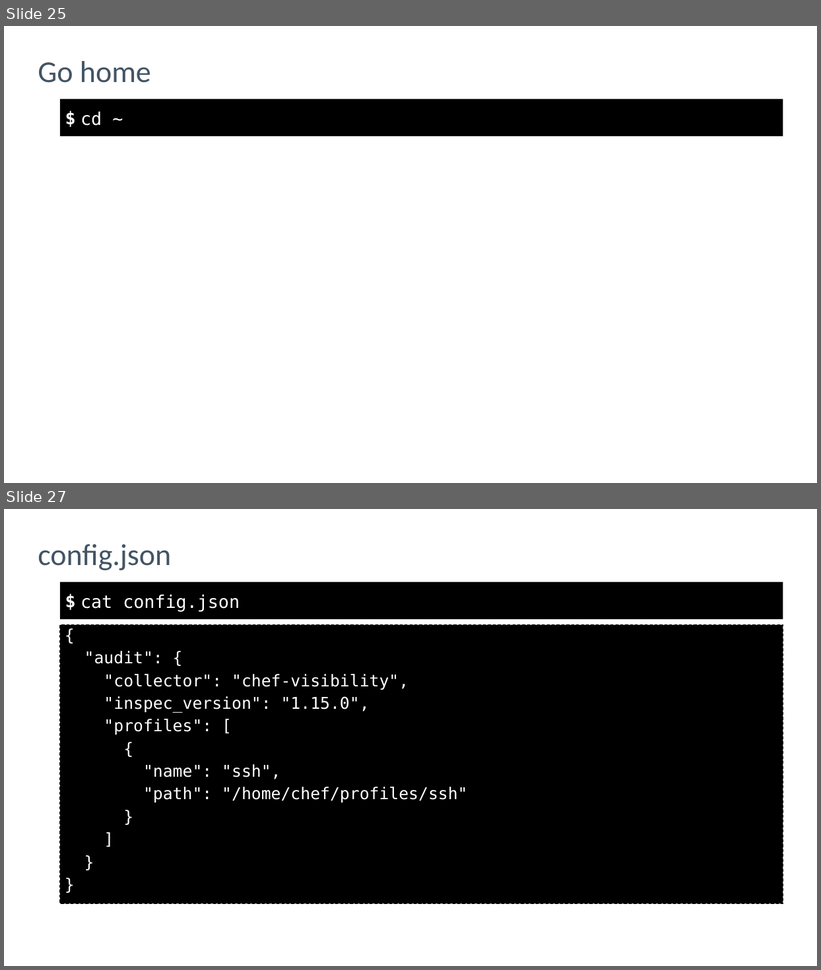
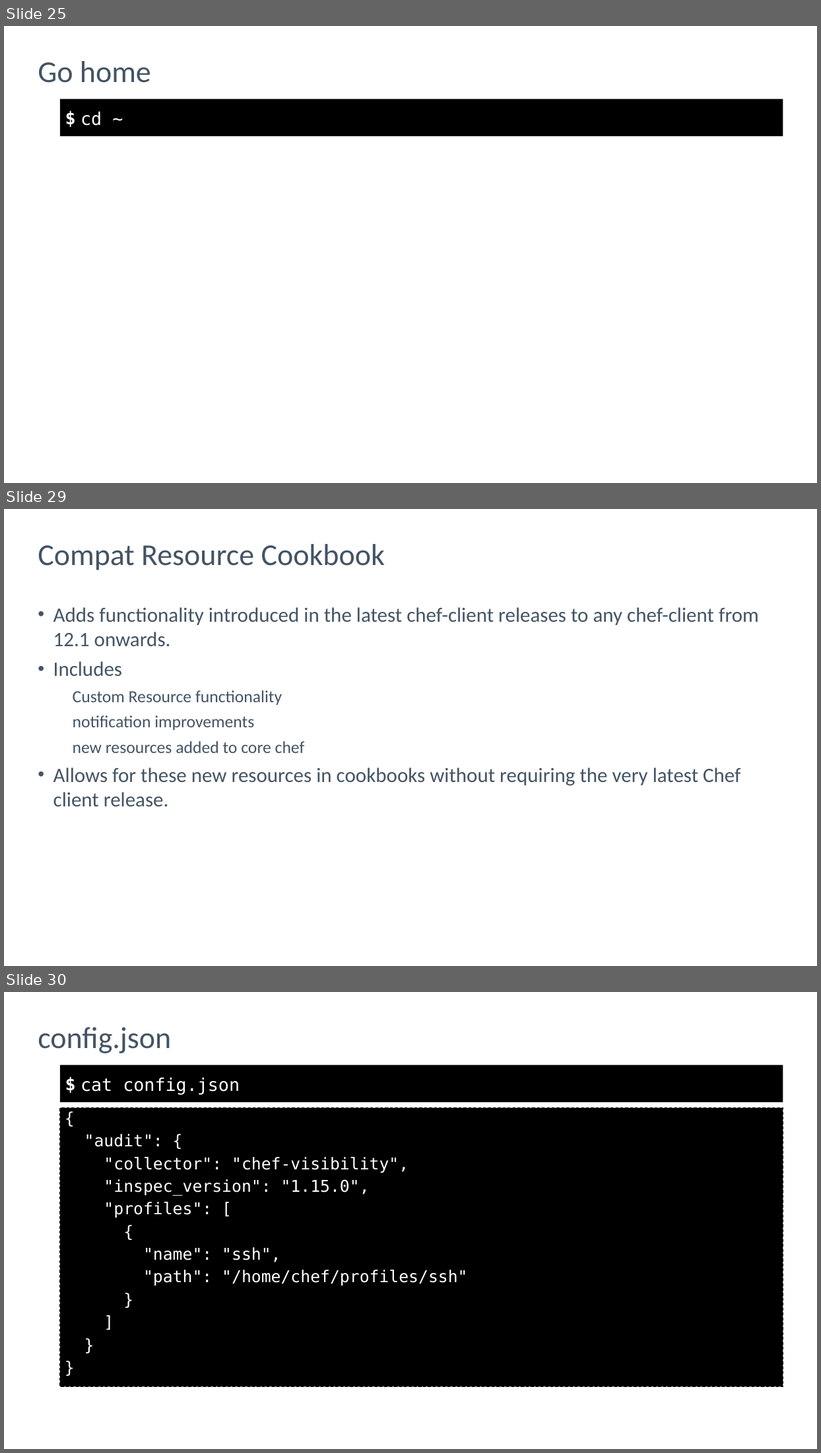
Before and after one commit to nathenharvey/introduction-to-inspec, a slide deck: powerpoint/Continuous-Compliance.pptx. Shown one above the other, each under a label of ours: slides 25 and 27 before the commit, slides 25, 29 and 30 after it; the slides between them are not shown. The pictures are 821x970 and 821x1453 pixels, drawn with LibreOffice and Linux fonts; fonts in the diff are those of the drawing; background and template pictures are left out. Boxes give left, top, right and bottom in pixels: in the first picture for what was removed or moved away, otherwise in the second. Text is boxed around its words. In the diff, an @@ line names an element or a change of style, - is before the commit and + after.

```diff
--- a/powerpoint/Continuous-Compliance.pptx
+++ b/powerpoint/Continuous-Compliance.pptx
@@ slide 29 added at (4,509,817,966), background picture (left out) @@
@@ title added at (38,544,385,570), 43 pt, text #435464 @@
+Compat Resource Cookbook
@@ text added at (54,607,759,807), 29 pt, text #435464 @@
+• Adds functionality introduced in the latest chef-client releases to any chef-client from 12.1 onwards.
+• Includes
+    Custom Resource functionality
+    notification improvements
+    new resources added to core chef
+• Allows for these new resources in cookbooks without requiring the very latest Chef client release.
@@ what was slide 27 is now slide 30 @@
```
Also in this commit, not shown: 4 slides changed, 2 other slides added, 2 slides removed, 3 other files.
